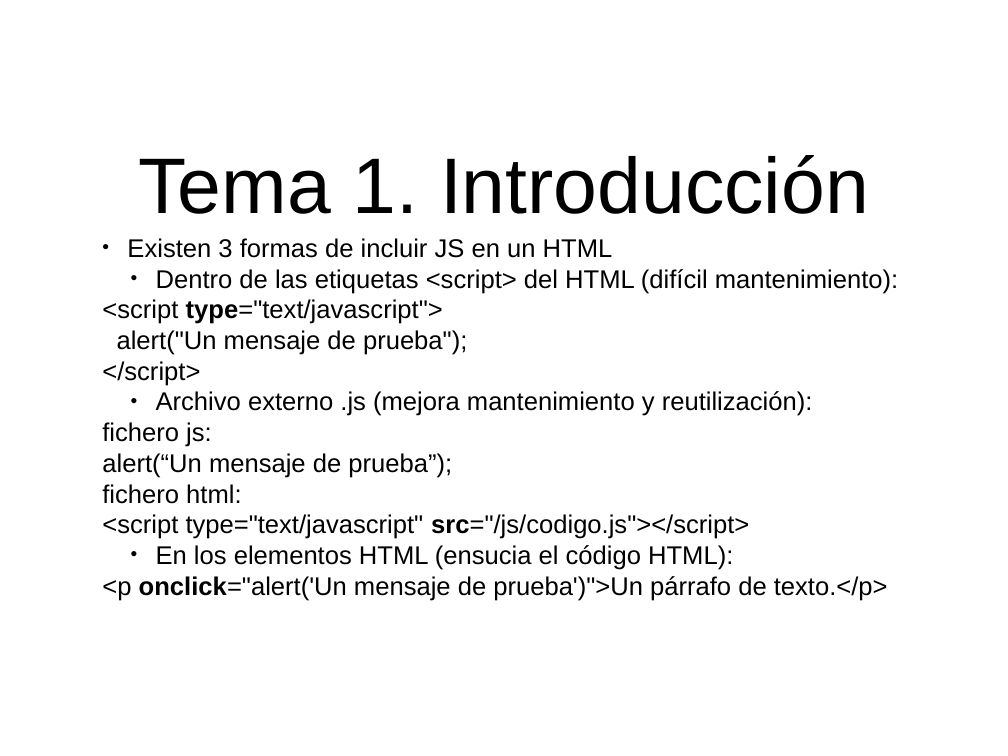
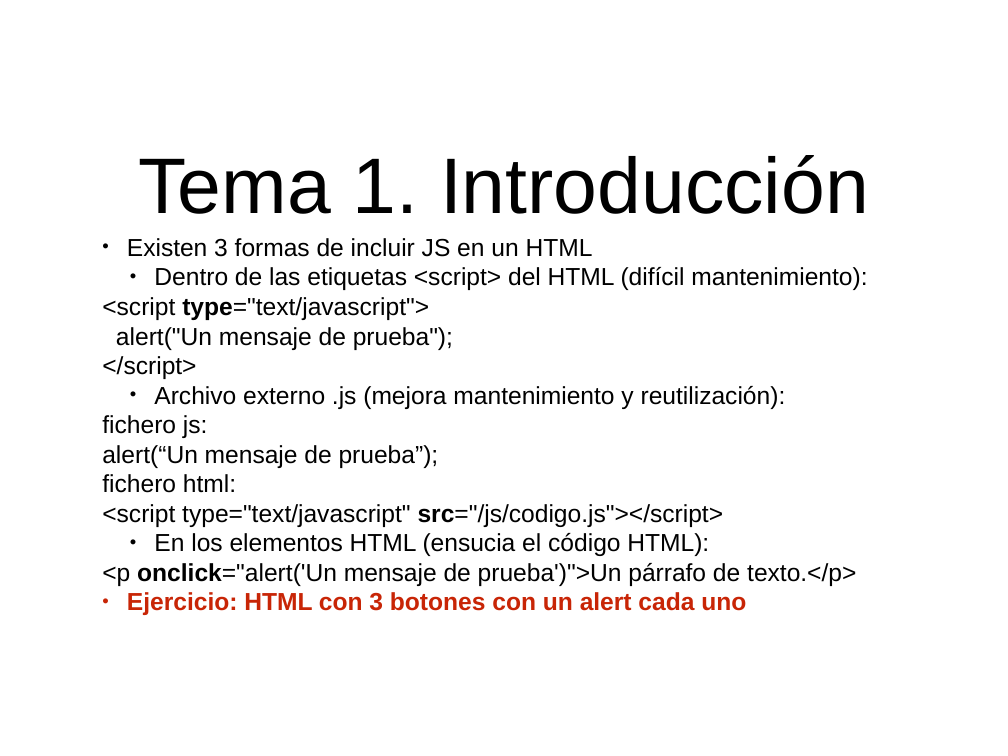
Before and after one commit to fitamix/CursoJS, a slide deck: slide 6 of Tema1/Tema1.ppt. Drawn at 1008x756 pixels with LibreOffice and Linux fonts; fonts in the diff are those of the drawing. Boxes give left, top, right and bottom in pixels: in the first picture for what was removed or moved away, otherwise in the second. Text is boxed around its words. In the diff, an @@ line names an element or a change of style, - is before the commit and + after.

```diff
--- a/Tema1/Tema1.ppt
+++ b/Tema1/Tema1.ppt
@@ subtitle at (102, 238, 867, 586): size 26 to 25 pt; indent changed @@
@@ subtitle at (127, 592, 746, 615): paragraph added @@
+• Ejercicio: HTML con 3 botones con un alert cada uno
```
Also in this commit, not shown: 1 other slide changed, 3 other files.
